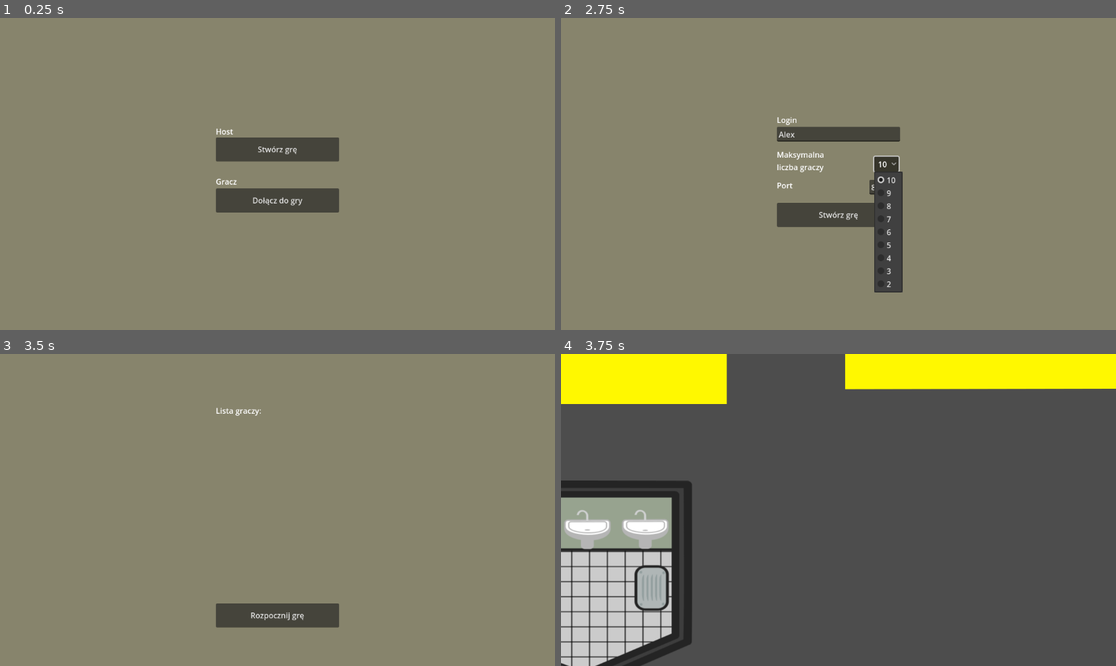
Above: before the commit, frames 1-4 (two rows, left to right).
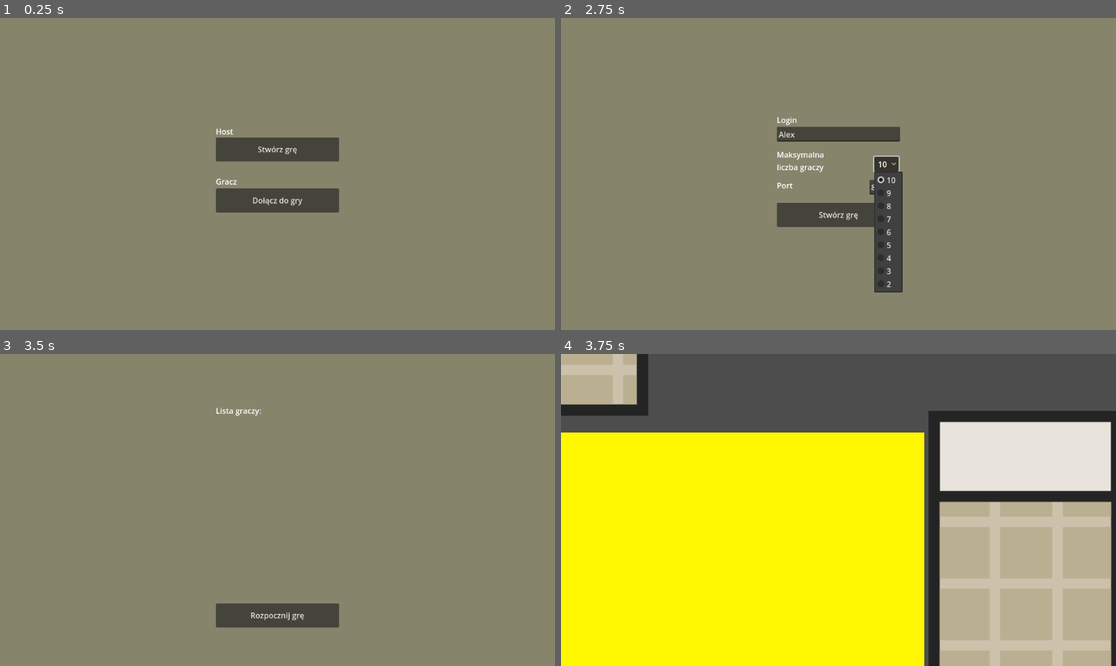
Above: after the commit, the same moments.

Repository: igorzasty2/wzimongus
Game: Godot game, scene res://scenes/ui/play_menu/play_menu.tscn
Two runs of this game, one before a commit and one after it. Both use one fixed random seed, a clock stepped at 60 frames per second and the inputs below.
Inputs (mouse positions are in pixels of both pictures, inside the frame that each line leads up to):
- Up to frame 1 (0.25 s): no input
- Up to frame 2 (2.75 s): click "Stwórz grę" at 0.5 s; click (838, 133) at 1.27 s; type "Alex" at 1.35 s; click "10" at 2 s
- Up to frame 3 (3.5 s): click "Stwórz grę" at 2.75 s
- Up to frame 4 (3.75 s): click "Rozpocznij grę" at 3.5 s

Frames 1-3 are identical in both runs. In frame 4, 87% of the frame differs, in the area x 0-100%, y 0-100%.

Commit message:
updated `map.tscn`
replaced the old assets and realigned them on the map scene

Diff:
--- a/scenes/map/map.tscn
+++ b/scenes/map/map.tscn
@@ -36,84 +36,82 @@
 [node name="Background" type="Node2D" parent="."]
 
 [node name="wc" parent="Background" instance=ExtResource("3_nbyec")]
-position = Vector2(-152, 530)
+position = Vector2(-182, 1992)
 
 [node name="sala_1" parent="Background" instance=ExtResource("4_dojmv")]
-position = Vector2(991, -1131)
+position = Vector2(1807, -1112)
 
 [node name="sala_2" parent="Background" instance=ExtResource("5_ehcuo")]
-position = Vector2(-1856, -1336)
+position = Vector2(-2727, -1356)
 
 [node name="sala_3" parent="Background" instance=ExtResource("6_j2fhe")]
-position = Vector2(-1732, -2191)
+position = Vector2(-2568, -2712)
 
 [node name="xero" parent="Background" instance=ExtResource("7_htmn5")]
-position = Vector2(-1050, -527)
+position = Vector2(-1428, -325)
 
 [node name="aula" parent="Background" instance=ExtResource("8_ckisu")]
-position = Vector2(-147, -1142)
+position = Vector2(10, -1072)
 
 [node name="willy" parent="Background" instance=ExtResource("9_r6nh5")]
-position = Vector2(1334, -1855)
+position = Vector2(2399, -2368)
+
+[node name="samorzad" parent="Background" instance=ExtResource("11_g3ofr")]
+position = Vector2(1752, 324)
+
+[node name="serwerownia" parent="Background" instance=ExtResource("12_6nmdt")]
+position = Vector2(-1298, -2554)
+
+[node name="dziekanat" parent="Background" instance=ExtResource("13_jctr6")]
+position = Vector2(-2906, 790)
+
+[node name="chillroom" parent="Background" instance=ExtResource("14_8x6md")]
+position = Vector2(-16, 561)
+
+[node name="pielegniarka" parent="Background" instance=ExtResource("15_giha0")]
+position = Vector2(531, -2557)
+
+[node name="pokoj_wykladowcow" parent="Background" instance=ExtResource("16_e83ls")]
+position = Vector2(4024, -1720)
+
+[node name="korytarz_aula_sala_1" parent="Background" instance=ExtResource("17_2k61j")]
+position = Vector2(1046, -1061)
+
+[node name="korytarz_samorzad_bufet" parent="Background" instance=ExtResource("18_lljii")]
+position = Vector2(2928, 281)
+
+[node name="korytarz_chillroom_wc" parent="Background" instance=ExtResource("19_48mvo")]
+position = Vector2(-130, 1456)
+
+[node name="korytarz_sala_2_sala_3" parent="Background" instance=ExtResource("20_oj1hn")]
+position = Vector2(-2707, -2088)
+
+[node name="korytarz_chillroom_aula" parent="Background" instance=ExtResource("21_5jspd")]
+position = Vector2(-17, -47)
+
+[node name="korytarz_xero_chillroom" parent="Background" instance=ExtResource("22_85x4g")]
+position = Vector2(-1119, 466)
+
+[node name="korytarz_chillroom_samorzad" parent="Background" instance=ExtResource("23_us6c6")]
+position = Vector2(964, 410)
+
+[node name="korytarz_dziekanat_sala_2" parent="Background" instance=ExtResource("24_cj2rh")]
+position = Vector2(-2608, -258)
+
+[node name="korytarz_pielegniarka_willy" parent="Background" instance=ExtResource("25_qppn4")]
+position = Vector2(1488, -2516)
+
+[node name="korytarz_sala_2_serwerownia_aula" parent="Background" instance=ExtResource("26_tqpop")]
+position = Vector2(-1448, -1634)
+
+[node name="korytarz_serwerownia_pielegniarka" parent="Background" instance=ExtResource("27_71qtx")]
+position = Vector2(-472, -2643)
+
+[node name="korytarz_willy_sala_1_bufet_pokoj_wykladowcow" parent="Background" instance=ExtResource("28_00vjh")]
+position = Vector2(3067, -1347)
 
 [node name="bufet" parent="Background" instance=ExtResource("10_dswbv")]
-position = Vector2(1773, -730)
-
-[node name="samorzad" parent="Background" instance=ExtResource("11_g3ofr")]
-position = Vector2(954, -216)
-
-[node name="serwerownia" parent="Background" instance=ExtResource("12_6nmdt")]
-position = Vector2(-926, -2011)
-
-[node name="dziekanat" parent="Background" instance=ExtResource("13_jctr6")]
-position = Vector2(-2010, 2)
-
-[node name="chillroom" parent="Background" instance=ExtResource("14_8x6md")]
-position = Vector2(-139, -146)
-
-[node name="pielegniarka" parent="Background" instance=ExtResource("15_giha0")]
-position = Vector2(90, -2055)
-
-[node name="pokoj_wykladowcow" parent="Background" instance=ExtResource("16_e83ls")]
-position = Vector2(2341, -1537)
-
-[node name="corridors" type="Node" parent="Background"]
-
-[node name="korytarz_aula_sala_1" parent="Background" instance=ExtResource("17_2k61j")]
-position = Vector2(509, -1087)
-
-[node name="korytarz_samorzad_bufet" parent="Background" instance=ExtResource("18_lljii")]
-position = Vector2(1686, -308)
-
-[node name="korytarz_chillroom_wc" parent="Background" instance=ExtResource("19_48mvo")]
-position = Vector2(-125, 184)
-
-[node name="korytarz_sala_2_sala_3" parent="Background" instance=ExtResource("20_oj1hn")]
-position = Vector2(-1844, -1796)
-
-[node name="korytarz_chillroom_aula" parent="Background" instance=ExtResource("21_5jspd")]
-position = Vector2(-125, -503)
-
-[node name="korytarz_xero_chillroom" parent="Background" instance=ExtResource("22_85x4g")]
-position = Vector2(-869, -63)
-
-[node name="korytarz_chillroom_samorzad" parent="Background" instance=ExtResource("23_us6c6")]
-position = Vector2(467, -132)
-
-[node name="korytarz_dziekanat_sala_2" parent="Background" instance=ExtResource("24_cj2rh")]
-position = Vector2(-1829, -650)
-
-[node name="korytarz_pielegniarka_willy" parent="Background" instance=ExtResource("25_qppn4")]
-position = Vector2(654, -1990)
-
-[node name="korytarz_sala_2_serwerownia_aula" parent="Background" instance=ExtResource("26_tqpop")]
-position = Vector2(-1057, -1484)
-
-[node name="korytarz_serwerownia_pielegniarka" parent="Background" instance=ExtResource("27_71qtx")]
-position = Vector2(-415, -2088)
-
-[node name="korytarz_willy_sala_1_bufet_pokoj_wykladowcow" parent="Background" instance=ExtResource("28_00vjh")]
-position = Vector2(1755, -1264)
+position = Vector2(3038, -441)
 
 [node name="Players" type="Node2D" parent="."]
 
Binary file changed: scenes/map/assets/aula.png
Binary file changed: scenes/map/assets/bufet.png
Binary file changed: scenes/map/assets/chillroom.png
Binary file changed: scenes/map/assets/corridors/korytarz_aula_sala_1.png
Binary file changed: scenes/map/assets/corridors/korytarz_chillroom_aula.png
Binary file changed: scenes/map/assets/corridors/korytarz_chillroom_samorzad.png
Binary file changed: scenes/map/assets/corridors/korytarz_chillroom_wc.png
Binary file changed: scenes/map/assets/corridors/korytarz_dziekanat_sala_2.png
Binary file changed: scenes/map/assets/corridors/korytarz_pielegniarka_willy.png
Not shown, changed: scenes/map/assets/corridors/korytarz_pielegniarka_willy.png.import
Binary file changed: scenes/map/assets/corridors/korytarz_sala_2_sala_3.png
Binary file changed: scenes/map/assets/corridors/korytarz_sala_2_serwerownia_aula.png
(and 16 more such lines)
